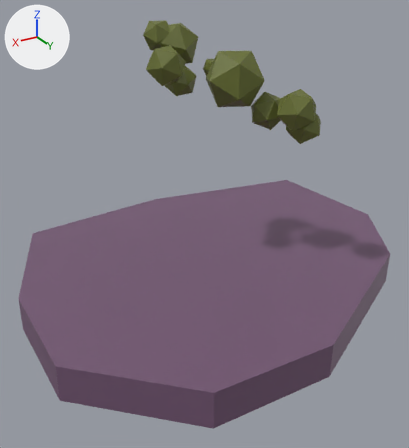
The glTF model land1.gltf: old version first, new version second.
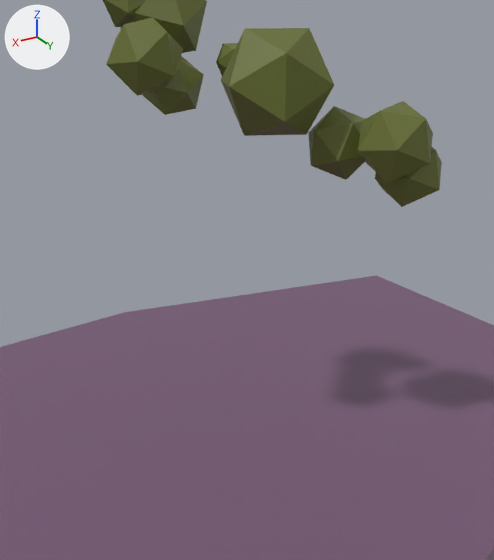
Each version appears first whole from a camera (50 mm lens) standing at (-26.16, 10.49, 5.31) and looking at (-30.16, 3.83, 1.98), and next in a close-up on the part from 22% to 85% of the width and 8% to 73% of the height. Arrows for +X, +Y and +Z are at upper left; the lights stay in place. Where no turn or scale is listed for an object, it has been applied to the vertices.

The older version as bpy lines, for what is in view:
```python
me_cube_005 = bpy.data.meshes.new('Cube.005')
me_cube_005.from_pydata(...)  # 20 vertices, 36 faces; spans x -33.77..-27.42, y 0.9..6.45, z 0.82..1.33
me_cube_005.materials.append(mat_nft_001)  # dark purple #745773
me_icosphere_003 = bpy.data.meshes.new('Icosphere.003')
me_icosphere_003.from_pydata(...)  # 108 vertices, 180 faces; spans x -1.82..0.27, y -0.88..1.34, z -1.02..0.53
# faces by material slot: [100, 80]
me_icosphere_003.materials.append(mat_leaves)  # dark yellow #656d2b
me_icosphere_003.materials.append(mat_material_006)  # dark yellow #656d2b
ob_leaves1 = bpy.data.objects.new('leaves1', me_icosphere_003)
ob_leaves1.location = (-29.713, 3.577, 4.272)
ob_obj1 = bpy.data.objects.new('obj1', me_cube_005)
ob_obj1.location = (0.0, 0.0, 0.0)
ob_tree1 = bpy.data.objects.new('tree1', None)
ob_tree1.location = (-30.626, 3.472, 1.116)
ob_tree1.rotation_euler = (0.0, 0.0, 2.841)  # degrees (0, 0, 163)
ob_tree1.scale = (1.27, 1.27, 1.31)
```
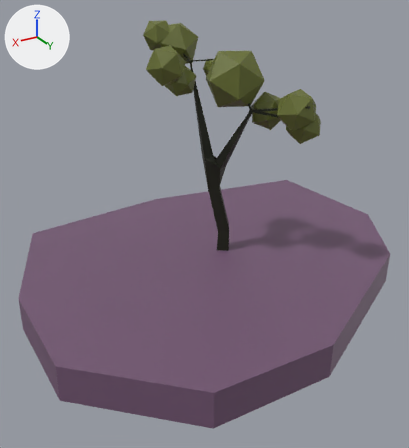
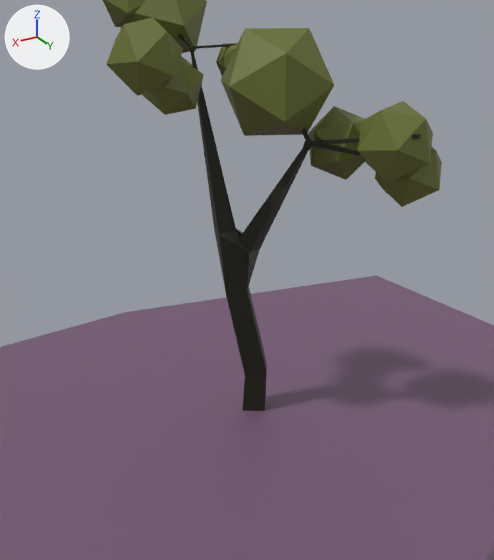
The change, as a list of edits to the scene's bpy script:
```text
Add mat_material_003:
    mat_material_003 = principled_material('Material.003')
    mat_material_003.base_color = (0.0111, 0.0147, 0.00312)  # black #1b200a
Add me_cube:
    me_cube.from_pydata(...)  # 746 vertices, 1490 faces; spans x -0.69..0.68, y -1.0..0.13, z 0.01..2.66
    me_cube.materials.append(mat_material_003)  # black #1b200a
Change ob_tree1:
    ob_tree1: bpy.data.objects.new('tree1', None) -> bpy.data.objects.new('tree1', me_cube)
```

Changed parts and their boxes (x1, y1, x2, y2) in the close-ups (494 x 560 px):
'tree1', now drawn (black): after (178, 34, 421, 411)
